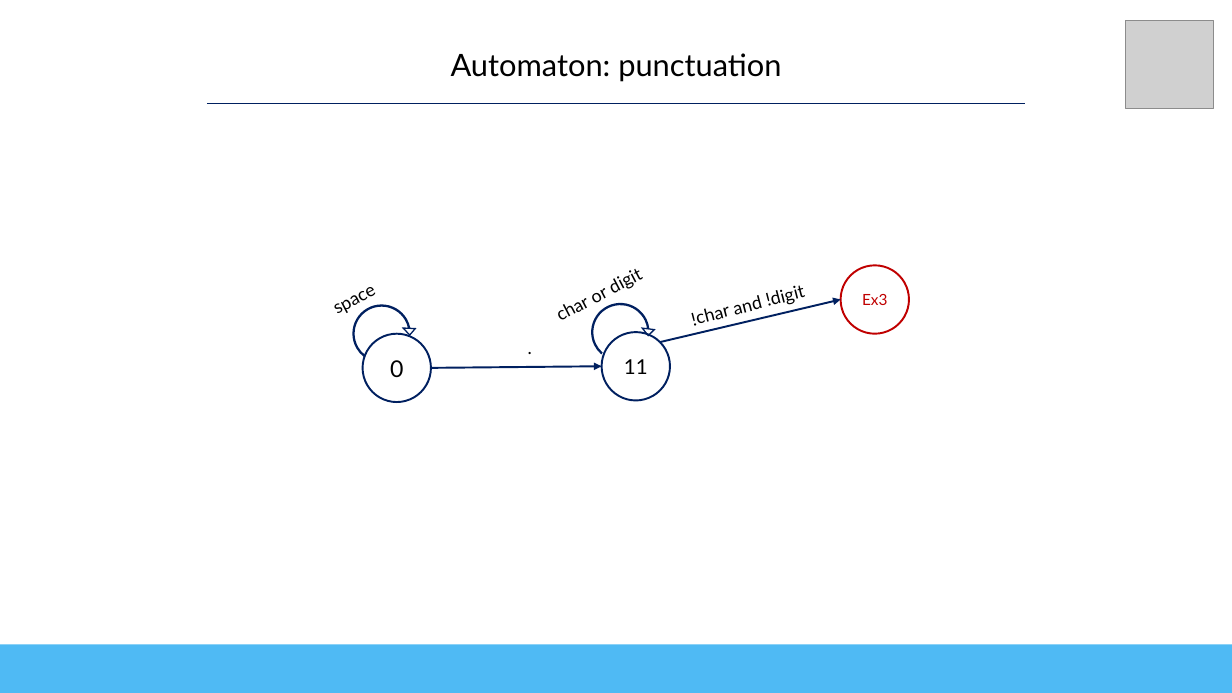
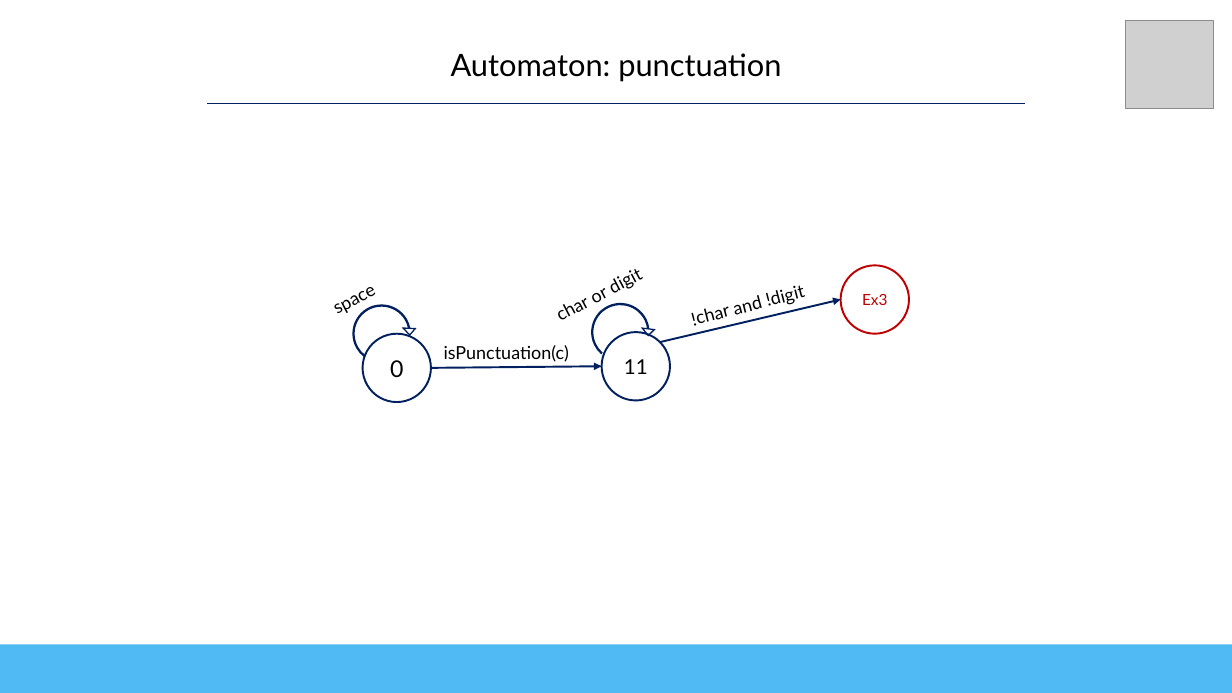
Before and after one commit to karo-txs/Pavo, a slide deck: slide 8 of docs/PavoAutomatons.pptx. Drawn at 1232x693 pixels with LibreOffice and Linux fonts; fonts in the diff are those of the drawing; grey boxes stand for pictures. Boxes give left, top, right and bottom in pixels: in the first picture for what was removed or moved away, otherwise in the second. Text is boxed around its words. In the diff, an @@ line names an element or a change of style, - is before the commit and + after.

```diff
--- a/docs/PavoAutomatons.pptx
+++ b/docs/PavoAutomatons.pptx
@@ text at (x1=444, y1=345, x2=569, y2=362): text changed @@
-.
+isPunctuation(c)
```
Also in this commit, not shown: 2 other slides changed, 6 other files.
